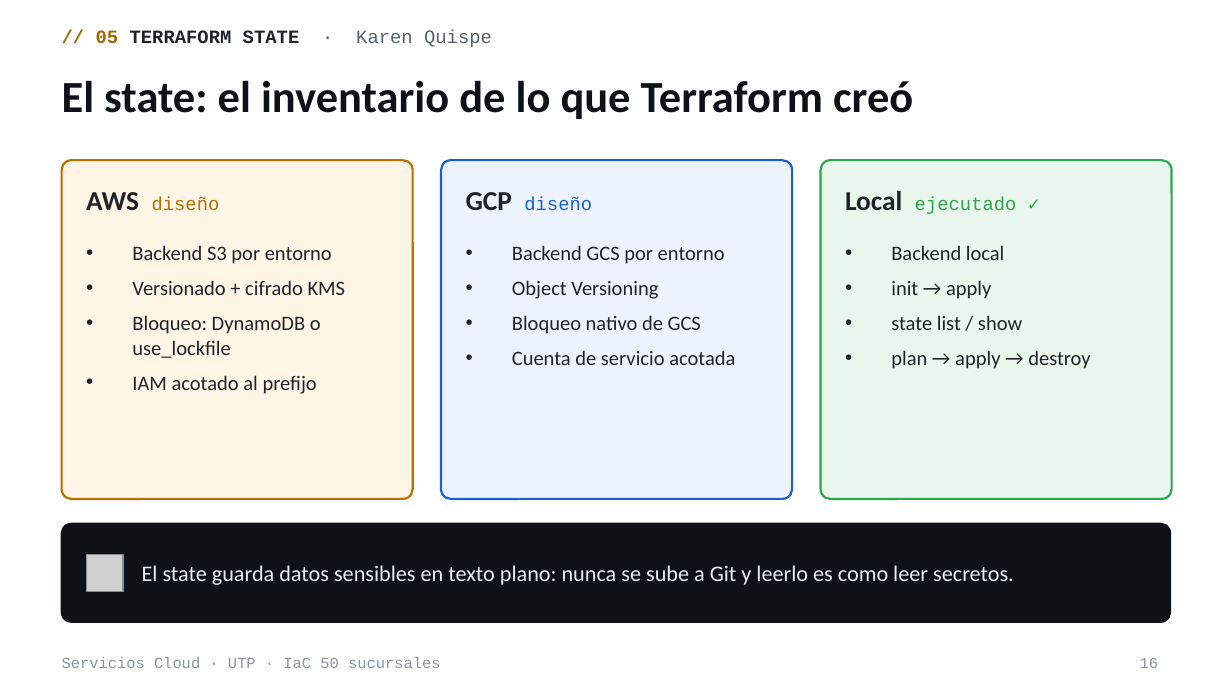
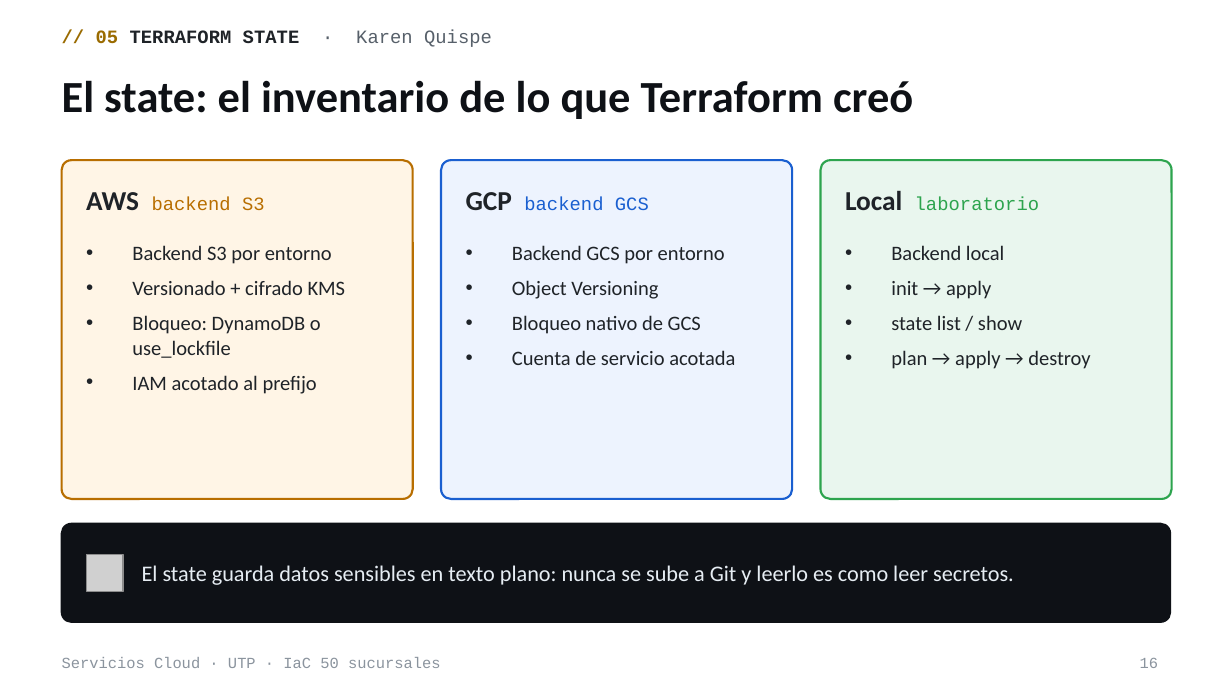
Before and after one commit to ThiagoIcochea/ServiciosCloudIAC, a slide deck: slide 16 of docs/academic/Sustentacion-IaC-50-Sucursales.pptx. Drawn at 1232x693 pixels with LibreOffice and Linux fonts; fonts in the diff are those of the drawing; grey boxes stand for pictures. Boxes give left, top, right and bottom in pixels: in the first picture for what was removed or moved away, otherwise in the second. Text is boxed around its words. In the diff, an @@ line names an element or a change of style, - is before the commit and + after.

```diff
--- a/docs/academic/Sustentacion-IaC-50-Sucursales.pptx
+++ b/docs/academic/Sustentacion-IaC-50-Sucursales.pptx
@@ text at bbox=[86, 192, 265, 211]: text changed @@
-AWS diseño
+AWS backend S3
@@ text at bbox=[466, 192, 649, 211]: text changed @@
-GCP diseño
+GCP backend GCS
@@ text at bbox=[845, 191, 1039, 210]: text changed @@
-Local ejecutado ✓
+Local laboratorio
```
Also in this commit, not shown: 7 other slides changed.
